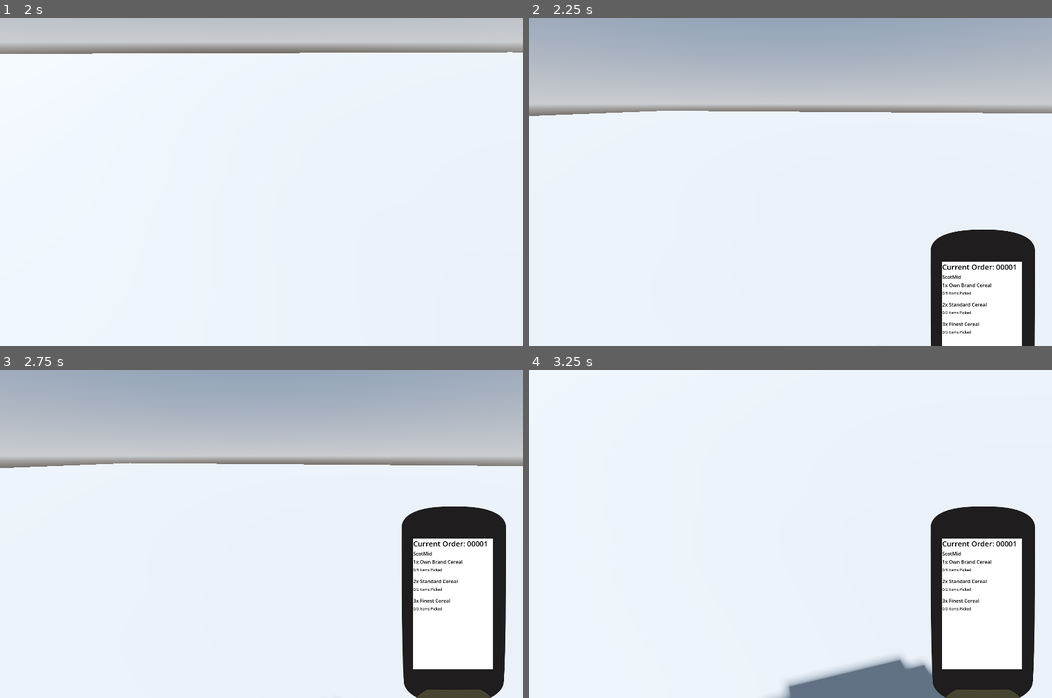
Above: before the commit, frames 1-4 (two rows, left to right).
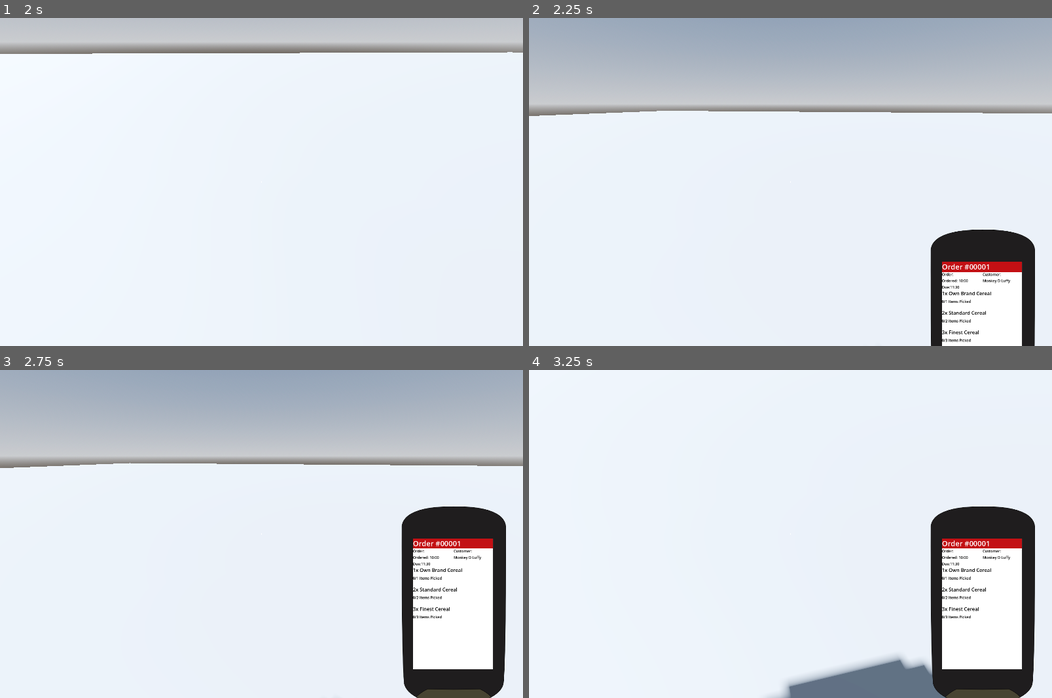
Above: after the commit, the same moments.

Repository: Allus-Interactive/speedy-shopper
Game: Godot game, scene res://game/world/shops/shop.tscn
The game is run twice, just before and just after one commit, with the same random seed, the same clock (stepped at 60 frames per second) and the same inputs.
Inputs (mouse positions are in pixels of both pictures, inside the frame that each line leads up to):
- Up to frame 1 (2 s): tap Enter at 0.5 s; move the mouse to (376, 165) at 0.52 s; hold D (product_rotate_right) 0.53-1.28 s; tap E (interact) at 0.6 s; click (376, 165) at 0.67 s; move the mouse to (235, 182) at 1.27 s; hold W (forwards) from 1.28 s (still down); tap R (replace) at 1.35 s
- Up to frame 2 (2.25 s): keep holding W (forwards); tap Space at 2 s; move the mouse to (800, 175) at 2.02 s; tap T (toggle_scanner) at 2.1 s
- Up to frame 3 (2.75 s): keep holding W (forwards)
- Up to frame 4 (3.25 s): keep holding W (forwards); move the mouse to (785, 540) at 2.77 s; tap E (interact) at 2.85 s; click (785, 540) at 2.92 s

Frame 1 is identical in both runs. In frame 2, 1.0% of the frame differs, in the area x 78-95%, y 74-99%; in frame 3, 1.0%; in frame 4, 1.0%.

Commit message:
added more data to scanner UI

Diff:
--- a/godot-project/game/global/order_manager.gd
+++ b/godot-project/game/global/order_manager.gd
@@ -15,6 +15,9 @@
 		{ "product_id": 3, "product_name": "Finest Cereal", "barcode_value": 3, "required_quantity": 3, "scanned_quantity": 0 }
 	],
 	"delivery_address": "Pickup",
+	"customer": "Monkey D Luffy",
+	"order_placed": "10:00",
+	"delivery_time": "11:30",
 	"reward": 10
 }
 
--- a/godot-project/game/ui/scanner/scanner_ui.gd
+++ b/godot-project/game/ui/scanner/scanner_ui.gd
@@ -8,7 +8,10 @@
 
 @onready var scanner_container: TextureRect = $ScannerContainer
 @onready var title_label: Label = $ScannerContainer/Screen/MarginContainer/VBoxContainer/TitleLabel
-@onready var shop_label: Label = $ScannerContainer/Screen/MarginContainer/VBoxContainer/ShopLabel
+@onready var order_details_container: HBoxContainer = $ScannerContainer/Screen/MarginContainer/VBoxContainer/OrderDetailsContainer
+@onready var order_details: Label = $ScannerContainer/Screen/MarginContainer/VBoxContainer/OrderDetailsContainer/VBoxDelivery/OrderDetails
+@onready var delivery_details: Label = $ScannerContainer/Screen/MarginContainer/VBoxContainer/OrderDetailsContainer/VBoxDelivery/DeliveryDetails
+@onready var customer_details: Label = $ScannerContainer/Screen/MarginContainer/VBoxContainer/OrderDetailsContainer/VBoxCustomer/CustomerDetails
 @onready var items_list: VBoxContainer = $ScannerContainer/Screen/MarginContainer/VBoxContainer/ScrollContainer/ItemsList
 
 @onready var scanner_theme = preload("res://assets/themes/scanner.tres")
@@ -61,19 +64,23 @@
 
 func refresh_from_order() -> void:
 	var order = TheOrderManager.active_order
+	#var order = {}
 
 	if order.is_empty():
 		_clear_ui()
 		return
 
-	title_label.text = "Current Order: " + str(order.get("order_id")).pad_zeros(5)
-	shop_label.text = order.get("shop_name")
+	title_label.text = "Order #" + str(order.get("order_id")).pad_zeros(5)
+	order_details_container.visible = true
+	customer_details.text = order.get("customer")
+	order_details.text = "Ordered: " +order.get("order_placed")
+	delivery_details.text = "Due:" + order.get("delivery_time")
 
 	_rebuild_items_list(order.get("items", []))
 
 func _clear_ui() -> void:
 	title_label.text = "No Active Order"
-	shop_label.text = ""
+	order_details_container.visible = false
 
 	for child in items_list.get_children():
 		child.queue_free()
--- a/godot-project/game/ui/scanner/scanner_ui.tscn
+++ b/godot-project/game/ui/scanner/scanner_ui.tscn
@@ -3,6 +3,9 @@
 [ext_resource type="Theme" uid="uid://ch0elgt0g6a0j" path="res://assets/themes/scanner.tres" id="1_6jepp"]
 [ext_resource type="Script" uid="uid://bqsvxyw8n6xnq" path="res://game/ui/scanner/scanner_ui.gd" id="1_cor6b"]
 [ext_resource type="Texture2D" uid="uid://b78oy0ko31u6l" path="res://assets/ui/scanner/scanner_ui.png" id="2_pq742"]
+
+[sub_resource type="StyleBoxFlat" id="StyleBoxFlat_pq742"]
+bg_color = Color(0.7647059, 0.0627451, 0.078431375, 1)
 
 [node name="ScannerUI" type="CanvasLayer" unique_id=267252903]
 script = ExtResource("1_cor6b")
@@ -13,7 +16,7 @@
 texture = ExtResource("2_pq742")
 
 [node name="Screen" type="ColorRect" parent="ScannerContainer" unique_id=863298307]
-custom_minimum_size = Vector2(262, 430)
+custom_minimum_size = Vector2(264, 430)
 layout_mode = 1
 anchors_preset = 8
 anchor_left = 0.5
@@ -28,36 +31,80 @@
 grow_vertical = 2
 
 [node name="MarginContainer" type="MarginContainer" parent="ScannerContainer/Screen" unique_id=1271660774]
-custom_minimum_size = Vector2(262, 430)
+custom_minimum_size = Vector2(264, 430)
 layout_mode = 1
 anchors_preset = 8
 anchor_left = 0.5
 anchor_top = 0.5
 anchor_right = 0.5
 anchor_bottom = 0.5
-offset_left = -20.0
-offset_top = -20.0
-offset_right = 20.0
-offset_bottom = 20.0
+offset_left = -132.0
+offset_top = -215.0
+offset_right = 132.0
+offset_bottom = 215.0
 grow_horizontal = 2
 grow_vertical = 2
 
 [node name="VBoxContainer" type="VBoxContainer" parent="ScannerContainer/Screen/MarginContainer" unique_id=1290389730]
 layout_mode = 2
+theme_override_constants/separation = 0
 
 [node name="TitleLabel" type="Label" parent="ScannerContainer/Screen/MarginContainer/VBoxContainer" unique_id=1794571013]
 layout_mode = 2
 theme = ExtResource("1_6jepp")
+theme_override_colors/font_color = Color(1, 1, 1, 1)
 theme_override_font_sizes/font_size = 24
-text = "Current Order: 00001"
+theme_override_styles/normal = SubResource("StyleBoxFlat_pq742")
+text = "Order #00001"
 
-[node name="ShopLabel" type="Label" parent="ScannerContainer/Screen/MarginContainer/VBoxContainer" unique_id=1676859107]
+[node name="OrderDetailsContainer" type="HBoxContainer" parent="ScannerContainer/Screen/MarginContainer/VBoxContainer" unique_id=62385124]
+layout_mode = 2
+
+[node name="VBoxDelivery" type="VBoxContainer" parent="ScannerContainer/Screen/MarginContainer/VBoxContainer/OrderDetailsContainer" unique_id=821880702]
+custom_minimum_size = Vector2(120, 0)
+layout_mode = 2
+
+[node name="DeliveryLabel" type="Label" parent="ScannerContainer/Screen/MarginContainer/VBoxContainer/OrderDetailsContainer/VBoxDelivery" unique_id=1676859107]
+custom_minimum_size = Vector2(130, 0)
 layout_mode = 2
 theme = ExtResource("1_6jepp")
-text = "Shop Name"
+theme_override_font_sizes/font_size = 12
+text = "Order:"
+
+[node name="OrderDetails" type="Label" parent="ScannerContainer/Screen/MarginContainer/VBoxContainer/OrderDetailsContainer/VBoxDelivery" unique_id=144819064]
+custom_minimum_size = Vector2(130, 0)
+layout_mode = 2
+theme = ExtResource("1_6jepp")
+theme_override_font_sizes/font_size = 12
+text = "Placed:"
+
+[node name="DeliveryDetails" type="Label" parent="ScannerContainer/Screen/MarginContainer/VBoxContainer/OrderDetailsContainer/VBoxDelivery" unique_id=424528954]
+custom_minimum_size = Vector2(130, 0)
+layout_mode = 2
+theme = ExtResource("1_6jepp")
+theme_override_font_sizes/font_size = 12
+text = "Due:"
+
+[node name="VBoxCustomer" type="VBoxContainer" parent="ScannerContainer/Screen/MarginContainer/VBoxContainer/OrderDetailsContainer" unique_id=1488224293]
+custom_minimum_size = Vector2(120, 0)
+layout_mode = 2
+
+[node name="CustomerLabel" type="Label" parent="ScannerContainer/Screen/MarginContainer/VBoxContainer/OrderDetailsContainer/VBoxCustomer" unique_id=840604126]
+custom_minimum_size = Vector2(130, 0)
+layout_mode = 2
+theme = ExtResource("1_6jepp")
+theme_override_font_sizes/font_size = 12
+text = "Customer:"
+
+[node name="CustomerDetails" type="Label" parent="ScannerContainer/Screen/MarginContainer/VBoxContainer/OrderDetailsContainer/VBoxCustomer" unique_id=1089211541]
+custom_minimum_size = Vector2(130, 0)
+layout_mode = 2
+theme = ExtResource("1_6jepp")
+theme_override_font_sizes/font_size = 12
+text = "Name"
 
 [node name="ScrollContainer" type="ScrollContainer" parent="ScannerContainer/Screen/MarginContainer/VBoxContainer" unique_id=1416076793]
-custom_minimum_size = Vector2(0, 365)
+custom_minimum_size = Vector2(0, 340)
 layout_mode = 2
 
 [node name="ItemsList" type="VBoxContainer" parent="ScannerContainer/Screen/MarginContainer/VBoxContainer/ScrollContainer" unique_id=497716111]
